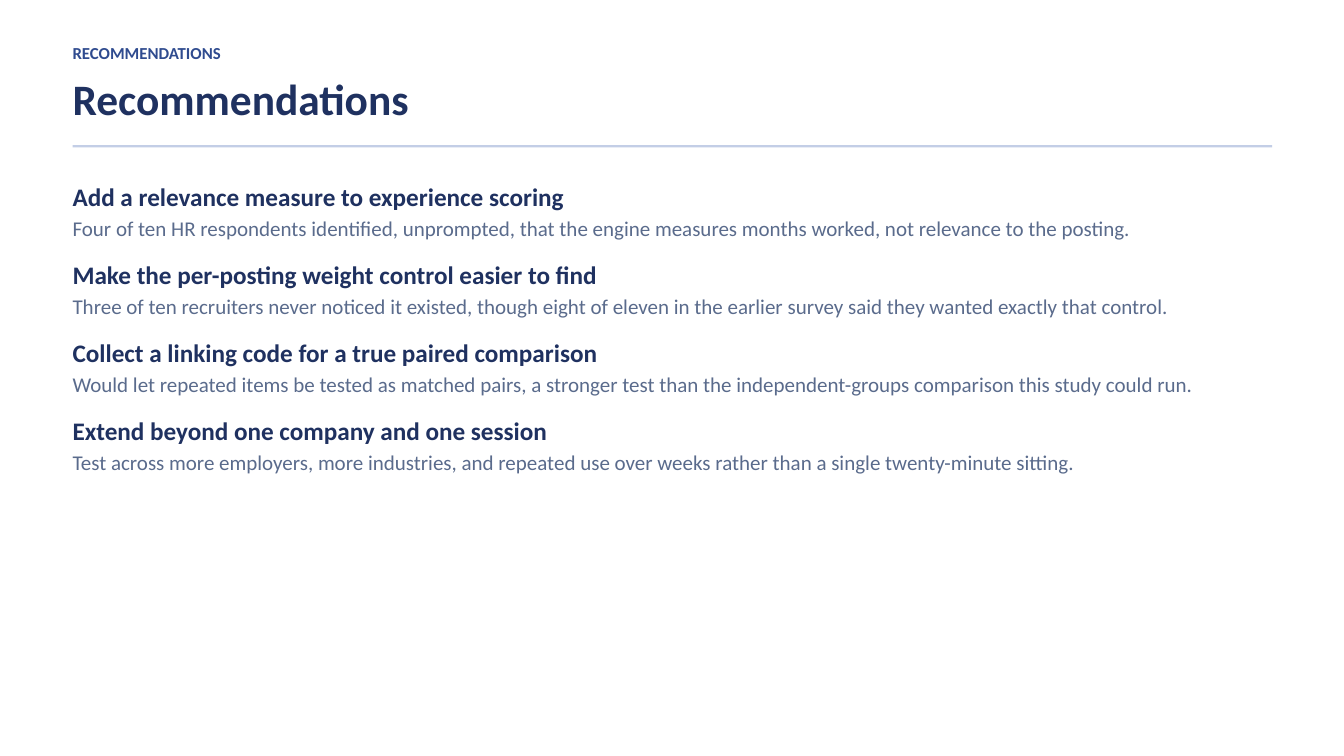
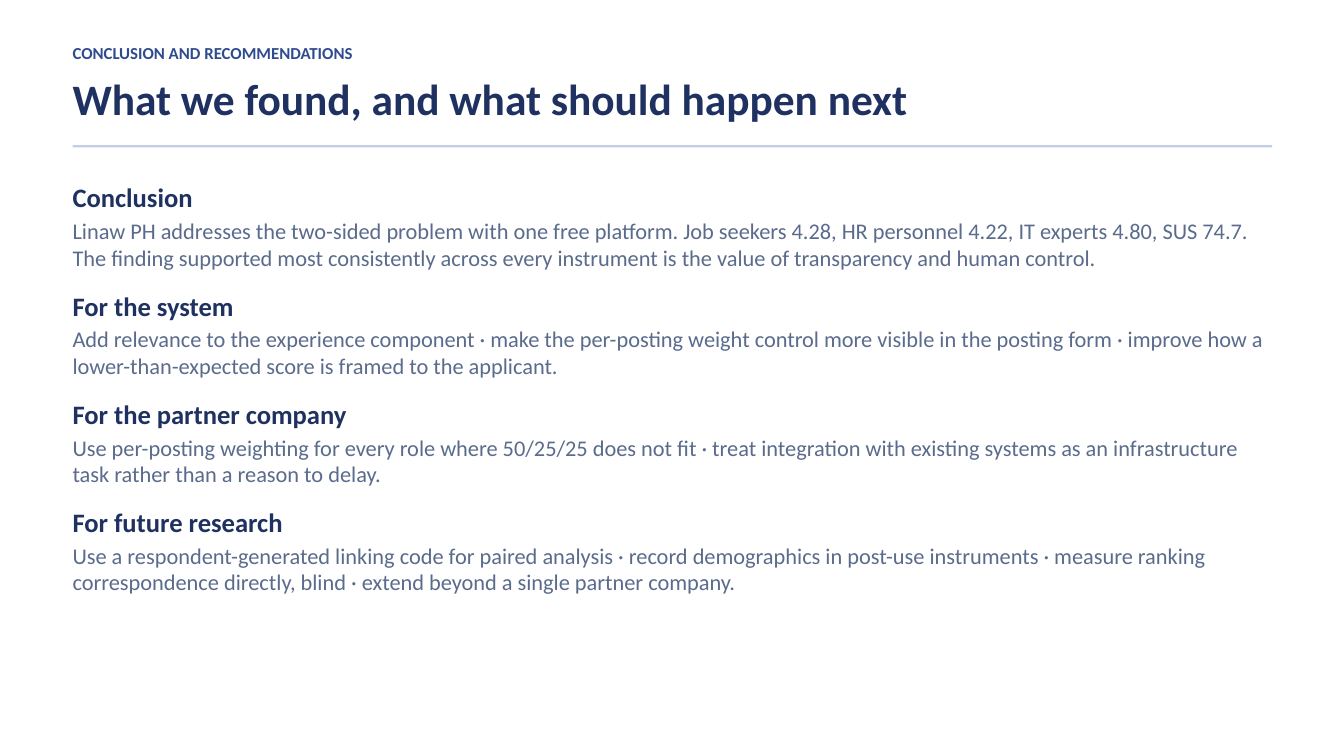
Before and after one commit to Talenss/CapstoneWebsite, a slide deck: slide 23 of 05_Website_Angular/docs/Linaw-PH-Defence-Presentation.pptx (slide 21 before the commit). Drawn at 1344x756 pixels with LibreOffice and Linux fonts; fonts in the diff are those of the drawing. Boxes give left, top, right and bottom in pixels: in the first picture for what was removed or moved away, otherwise in the second. Text is boxed around its words. In the diff, an @@ line names an element or a change of style, - is before the commit and + after.

```diff
--- a/05_Website_Angular/docs/Linaw-PH-Defence-Presentation.pptx
+++ b/05_Website_Angular/docs/Linaw-PH-Defence-Presentation.pptx
@@ text at <box>73,48,352,59</box>: text changed @@
-RECOMMENDATIONS
+CONCLUSION AND RECOMMENDATIONS
@@ text at <box>73,84,907,122</box>: text changed @@
-Recommendations
+What we found, and what should happen next
@@ text at <box>73,188,1263,594</box>: text changed; size 15 to 16 pt @@
-Add a relevance measure to experience scoring
-Four of ten HR respondents identified, unprompted, that the engine measures months worked, not relevance to the posting.
-Make the per-posting weight control easier to find
-Three of ten recruiters never noticed it existed, though eight of eleven in the earlier survey said they wanted exactly that control.
-Collect a linking code for a true paired comparison
-Would let repeated items be tested as matched pairs, a stronger test than the independent-groups comparison this study could run.
-Extend beyond one company and one session
-Test across more employers, more industries, and repeated use over weeks rather than a single twenty-minute sitting.
+Conclusion
+Linaw PH addresses the two-sided problem with one free platform. Job seekers 4.28, HR personnel 4.22, IT experts 4.80, SUS 74.7. The finding supported most consistently across every instrument is the value of transparency and human control.
+For the system
+Add relevance to the experience component · make the per-posting weight control more visible in the posting form · improve how a lower-than-expected score is framed to the applicant.
+For the partner company
+Use per-posting weighting for every role where 50/25/25 does not fit · treat integration with existing systems as an infrastructure task rather than a reason to delay.
+For future research
+Use a respondent-generated linking code for paired analysis · record demographics in post-use instruments · measure ranking correspondence directly, blind · extend beyond a single partner company.
```
Also in this commit, not shown: 4 other slides changed, 18 slides added, 18 slides removed, 5 other files.
